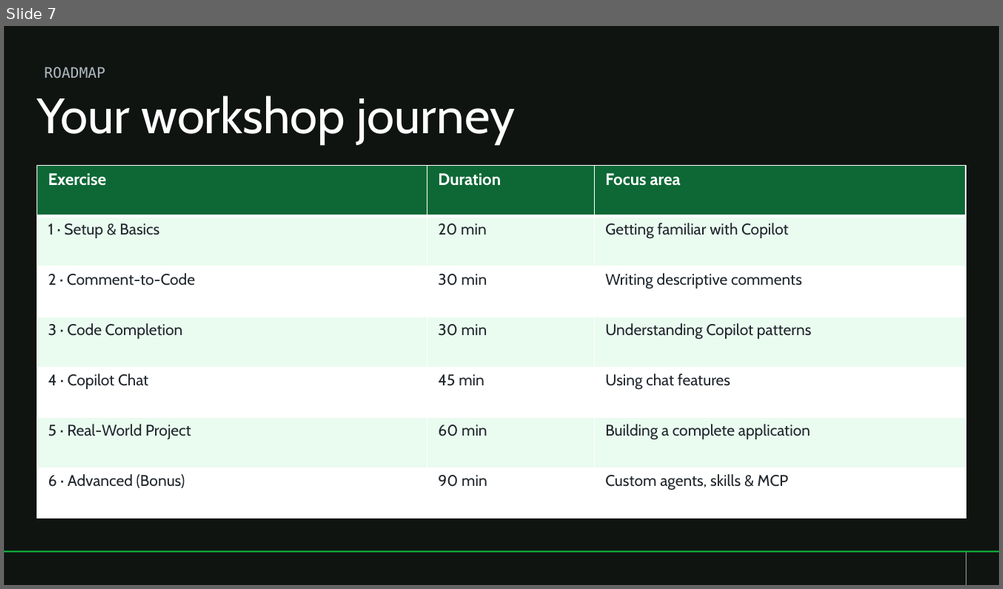
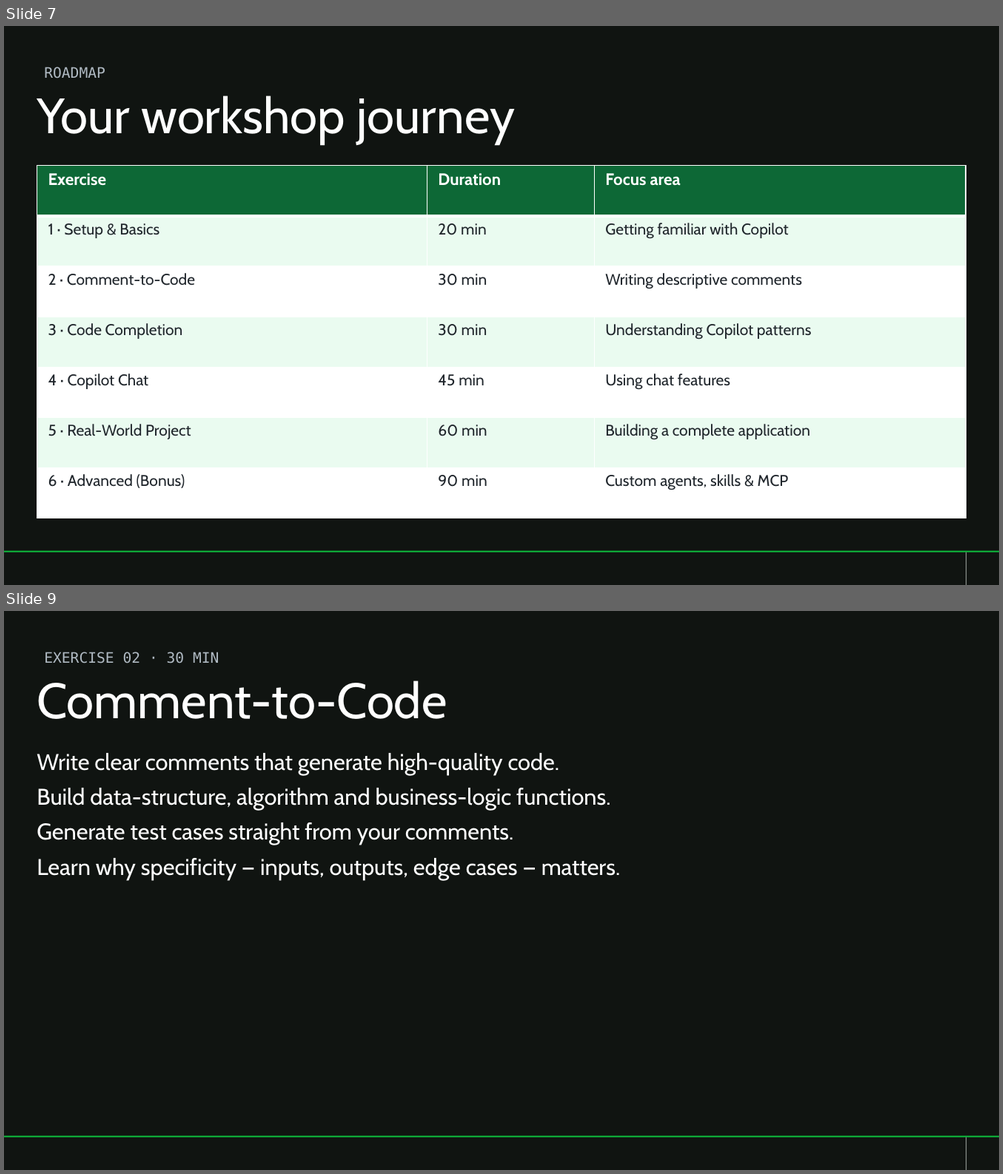
Before and after one commit to abhi-singhs/github-copilot-workshop, a slide deck: resources/github-copilot-workshop.pptx. Shown one above the other, each under a label of ours: slide 7 before the commit, slides 7 and 9 after it; the slides between them are not shown. The pictures are 1003x589 and 1003x1174 pixels, drawn with LibreOffice and Linux fonts; fonts in the diff are those of the drawing; background and template pictures are left out. Boxes give left, top, right and bottom in pixels: in the first picture for what was removed or moved away, otherwise in the second. Text is boxed around its words. In the diff, an @@ line names an element or a change of style, - is before the commit and + after.

```diff
--- a/resources/github-copilot-workshop.pptx
+++ b/resources/github-copilot-workshop.pptx
@@ slide 9 added at <box>4,611,999,1170</box>, background #101411; not listed: 2 template elements that a slide beside it also shows @@
@@ text added at <box>44,652,219,664</box>, 14 pt, text #B0BAC3 @@
+EXERCISE 02 · 30 MIN
@@ title added at <box>37,681,447,719</box>, 48 pt, text #FFFFFF @@
+Comment-to-Code
@@ text added at <box>37,753,620,880</box>, 22 pt, text #FFFFFF @@
+Write clear comments that generate high-quality code.
+Build data-structure, algorithm and business-logic functions.
+Generate test cases straight from your comments.
+Learn why specificity — inputs, outputs, edge cases — matters.
```
Also in this commit, not shown: 5 other slides added.
